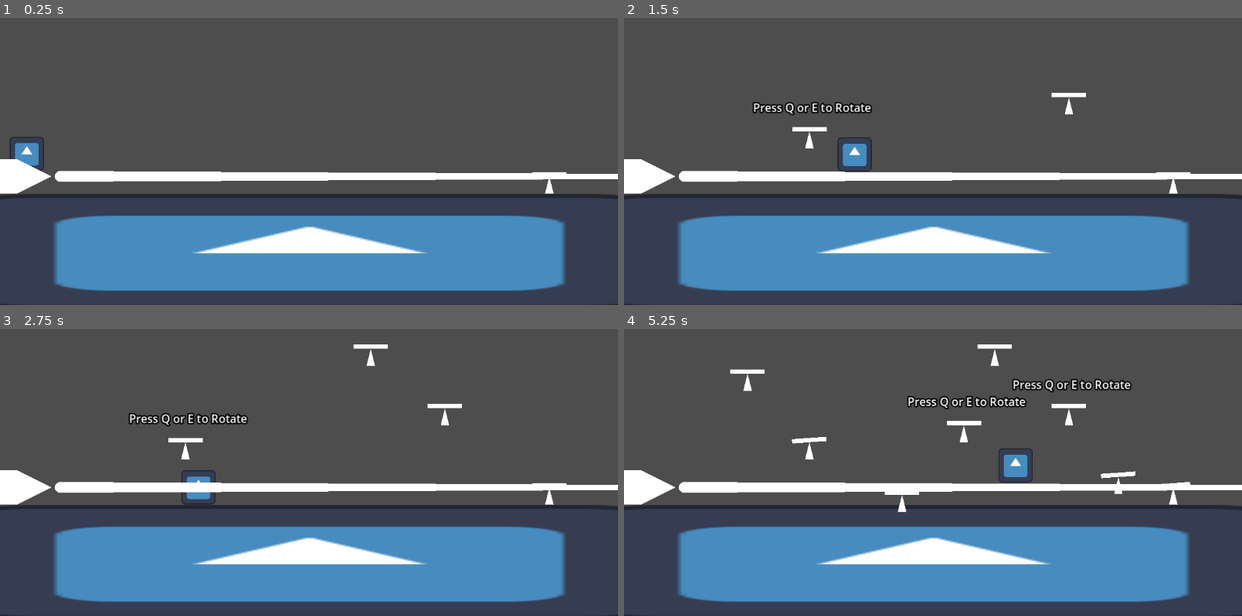
Above: before the commit, frames 1-4 (two rows, left to right).
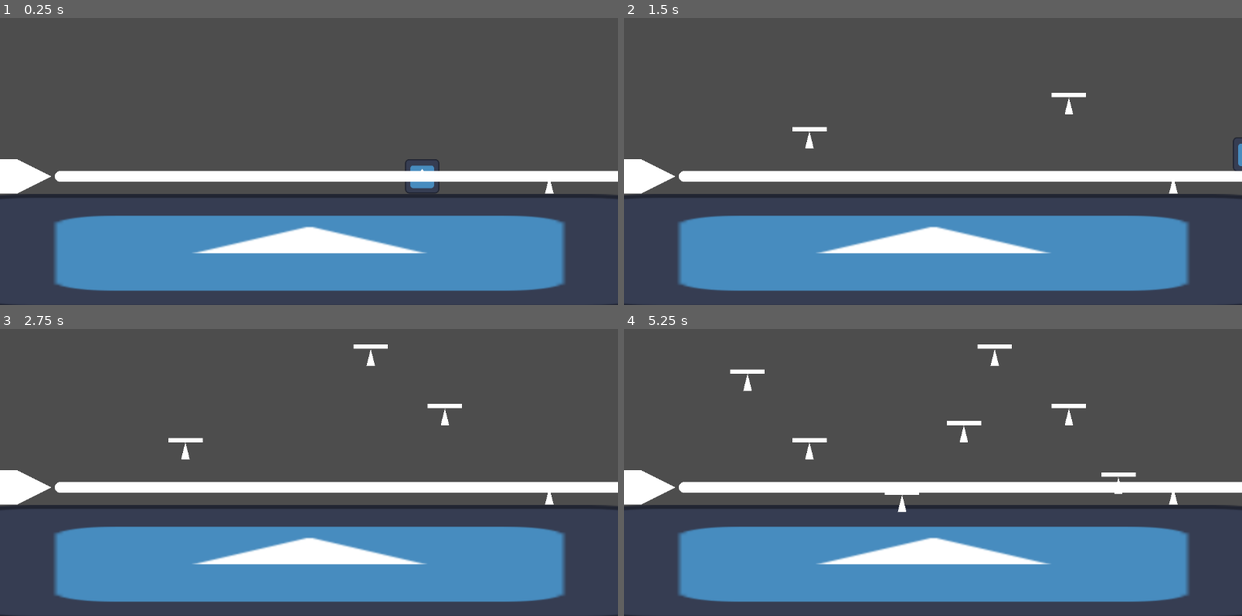
Above: after the commit, the same moments.

Repository: AdilDevStuff/Reflection-Game
Game: Godot game, scene res://scenes/world.tscn
Same seed, same stepped clock (60 frames per second), same inputs: the game is played once before the commit and once after it. The engine's default icon, where the game draws it, is replaced by a stand-in: a white triangle on a blue panel in a dark square.
Inputs (mouse positions are in pixels of both pictures, inside the frame that each line leads up to):
- Up to frame 1 (0.25 s): no input
- Up to frame 2 (1.5 s): move the mouse to (1068, 112) at 0.52 s; hold D (right) from 0.53 s (still down); click (1068, 112) at 0.6 s; tap Space (jump) at 0.77 s; tap Q (rotate_left) at 1.25 s; move the mouse to (809, 150) at 1.27 s; click (809, 150) at 1.35 s
- Up to frame 3 (2.75 s): tap Space (jump) at 1.52 s; move the mouse to (370, 366) at 2.02 s; release D (right) at 2.03 s; hold A (left) from 2.03 s (still down); click (370, 366) at 2.1 s
- Up to frame 4 (5.25 s): tap Q (rotate_left) at 2.75, 4.25 s; move the mouse to (902, 512) at 2.77 s; release A (left) at 2.78 s; hold D (right) 2.78-4.28 s; click (902, 512) at 2.85 s; tap Space (jump) at 3.02, 3.77, 4.52 s; move the mouse to (1118, 495) at 3.52 s; click (1118, 495) at 3.6 s; move the mouse to (747, 389) at 4.27 s; hold A (left) 4.28-5.03 s; click (747, 389) at 4.35 s; move the mouse to (963, 443) at 5.02 s; hold D (right) from 5.03 s (still down); click (963, 443) at 5.1 s

The runs differ from the first frame. In frame 1, 1.7% of the frame differs, in the area x 1-100%, y 41-62%; in frame 2, 2.2%; in frame 3, 1.9%; in frame 4, 2.6%, in the area x 18-100%, y 17-58%.

Commit message:
Improved Reflection System

Diff:
--- a/scenes/player.tscn
+++ b/scenes/player.tscn
@@ -7,7 +7,7 @@
 size = Vector2(64, 64)
 
 [node name="Player" type="CharacterBody2D"]
-collision_mask = 2
+collision_mask = 6
 script = ExtResource("1_3vyb7")
 jump_force = 400.0
 
--- a/scenes/world.tscn
+++ b/scenes/world.tscn
@@ -10,14 +10,10 @@
 [sub_resource type="RectangleShape2D" id="RectangleShape2D_k0juu"]
 size = Vector2(128, 130)
 
-[sub_resource type="Curve" id="Curve_71j4m"]
-_data = [Vector2(0, 1), 0.0, 0.0, 0, 0, Vector2(1, 0), 0.0, 0.0, 0, 0]
-point_count = 2
-
 [node name="World" type="Node2D"]
 
 [node name="Player" parent="." instance=ExtResource("1_rwgxs")]
-position = Vector2(50, 333)
+position = Vector2(787, 390)
 
 [node name="Ground" type="StaticBody2D" parent="."]
 position = Vector2(577, 548)
@@ -30,12 +26,11 @@
 [node name="CollisionShape2D" type="CollisionShape2D" parent="Ground"]
 shape = SubResource("RectangleShape2D_k0juu")
 
-[node name="LightRayManager" type="Node2D" parent="." node_paths=PackedStringArray("line", "light_ray", "light_source", "ray_origin_marker")]
+[node name="LightRayManager" type="Node2D" parent="." node_paths=PackedStringArray("line", "ray_origin", "raycast")]
 script = ExtResource("3_71j4m")
 line = NodePath("Line2D")
-light_ray = NodePath("LightRay")
-light_source = NodePath("LightSource")
-ray_origin_marker = NodePath("RayOrigin")
+ray_origin = NodePath("RayOrigin")
+raycast = NodePath("LightRay")
 
 [node name="RayOrigin" type="Marker2D" parent="LightRayManager"]
 position = Vector2(112, 408)
@@ -43,14 +38,13 @@
 [node name="LightSource" parent="LightRayManager" instance=ExtResource("3_4wyf3")]
 position = Vector2(32, 440)
 
+[node name="Line2D" type="Line2D" parent="LightRayManager"]
+width = 20.0
+joint_mode = 2
+begin_cap_mode = 2
+
 [node name="LightRay" type="RayCast2D" parent="LightRayManager"]
 collision_mask = 4
-
-[node name="Line2D" type="Line2D" parent="LightRayManager"]
-width = 20.0
-width_curve = SubResource("Curve_71j4m")
-joint_mode = 2
-begin_cap_mode = 2
 
 [node name="Mirrors" type="Node2D" parent="LightRayManager"]
 
--- a/scripts/light_ray_manager.gd
+++ b/scripts/light_ray_manager.gd
@@ -1,75 +1,63 @@
 extends Node2D
 
-var rot: float = 0.0
-var bounces: int = 3
-var lasers: Array = []
-var max_cast_to: Vector2
-
-const MAX_LENGTH: float = 2000.0
+@export var max_bounces: int = 3
 
 @export var line: Line2D
-@export var light_ray: RayCast2D
-@export var light_source: CharacterBody2D
-@export var ray_origin_marker: Marker2D
+@export var ray_origin: Marker2D
+@export var raycast: RayCast2D
 
-func _ready() -> void:
-	setup_lasers()
-	setup_initial_state()
+var points: Array = []
 
-func setup_lasers() -> void:
-	lasers.append(light_ray)
-	for i in range(bounces):
-		var raycast = light_ray.duplicate()
-		raycast.enabled = false
-		add_child(raycast)
-		lasers.append(raycast)
+func _process(_delta):
+	calculate_light_path()
 
-func setup_initial_state() -> void:
-	max_cast_to = Vector2(MAX_LENGTH, 0).rotated(rot)
-	light_ray.target_position = max_cast_to
-	line.top_level = true
+func calculate_light_path():
+	points = [ray_origin.global_position]
 
-func _process(_delta: float) -> void:
-	reset_line()
-	update_lasers()
+	var start = ray_origin.global_position
+	var direction = Vector2.RIGHT.rotated(rotation)
 
-func reset_line() -> void:
+	for _i in range(max_bounces):
+		var result = cast_ray(start, direction)
+
+		if result:
+			var collision_point = result.position
+			var collider = result.collider
+			var normal = result.normal
+
+			points.append(collision_point)
+
+			if collider.is_in_group("Mirror"):
+				print("%.2f" % direction.dot(normal))
+				if direction.dot(normal) > 0:
+					break
+
+				direction = direction.bounce(normal)
+				start = collision_point + direction * 1
+			else:
+				# Collider is blocking
+				break
+		else:
+			points.append(start + direction * 2000)
+			break
+	update_line(points)
+
+
+func cast_ray(start: Vector2, direction: Vector2):
+	raycast.global_position = start
+	raycast.target_position = direction * 2000
+	raycast.force_raycast_update()
+
+	if raycast.is_colliding():
+		return {
+			"position": raycast.get_collision_point(),
+			"normal": raycast.get_collision_normal(),
+			"collider": raycast.get_collider()
+		}
+
+	return null
+
+func update_line(points: Array):
 	line.clear_points()
-	line.add_point(ray_origin_marker.global_position)
-	max_cast_to = Vector2(MAX_LENGTH, 0).rotated(rot)
-
-func update_lasers() -> void:
-	for idx in lasers.size():
-		var raycast = lasers[idx]
-		var raycast_collision = raycast.get_collision_point()
-
-		setup_raycast(raycast, idx)
-
-		if raycast.is_colliding():
-			handle_collision(raycast, raycast_collision, idx)
-		else:
-			line.add_point(raycast.global_position + max_cast_to)
-			break
-
-func setup_raycast(raycast: RayCast2D, idx: int) -> void:
-	raycast.target_position = max_cast_to
-	if idx == 0:
-		raycast.global_position = ray_origin_marker.global_position
-
-func handle_collision(raycast: RayCast2D, raycast_collision: Vector2, idx: int) -> void:
-	var collider = raycast.get_collider()
-	if collider.is_in_group("Target"):
-		# TODO: If raycast collides with target, then level is completed.
-		pass
-	elif collider.is_in_group("Mirror"):
-		handle_mirror_collision(raycast_collision, raycast.get_collision_normal(), idx)
-
-func handle_mirror_collision(collision_point: Vector2, normal: Vector2, idx: int) -> void:
-	line.add_point(collision_point)
-	max_cast_to = max_cast_to.bounce(normal)
-	if idx < lasers.size() - 1:
-		lasers[idx + 1].enabled = true
-		lasers[idx + 1].global_position = collision_point + max_cast_to.normalized()
-	if idx == lasers.size()-1: pass
-		# TODO: Add particle effect here
-		# $End.global_position = raycastcollision
+	for point in points:
+		line.add_point(to_local(point))
Not shown: 1 places in scenes/world.tscn that only renumber resources
